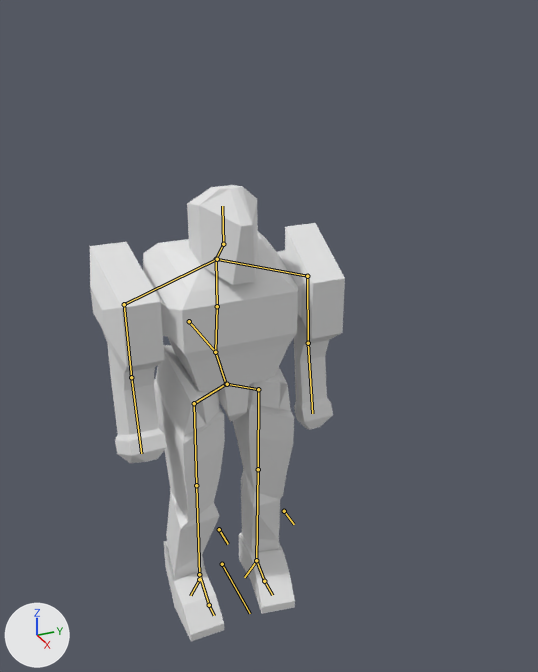
What one commit did to the Blender file Assets/Models/PlayerCharacter/PlayerCharacter.blend.
Before and after are seen from a 50 mm lens placed at (8.92, -3.32, 8.75), pointed at (0.3, 0.56, 4.44). The axes (+X, +Y, +Z) are drawn at lower left. The lights are the same throughout. The bones that bend it are drawn over the model as lines.

The first picture shows 'PlayerCharacter'.
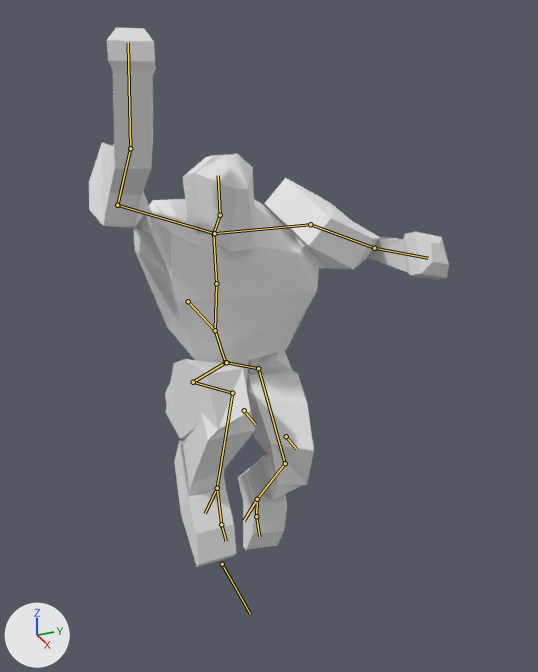
The newer file adds an action. The first version stands in its rest pose; the second is drawn at frame 37 of the action 'Jump.001'.

Where the change shows, as pixel boxes (x1, y1, x2, y2) in the pictures (538 x 672 px):
'PlayerCharacter', posed (41% wider, 18% taller)
    before: (90, 185, 345, 641)
    after: (89, 28, 449, 567)
bone 'Leg.ik.r', root to tip
    before: (199, 579) to (190, 595)
    after: (217, 488) to (205, 513)
bone 'Leg.ik.l', root to tip
    before: (256, 561) to (244, 577)
    after: (257, 499) to (244, 520)
bone 'Root', root to tip
    before: (189, 321) to (215, 352)
    after: (188, 301) to (215, 330)
bone 'Chest', root to tip
    before: (217, 306) to (216, 259)
    after: (216, 283) to (213, 233)
bone 'Collarbone.l', root to tip
    before: (216, 259) to (307, 276)
    after: (213, 233) to (310, 224)
bone 'UpperArm.l', root to tip
    before: (307, 276) to (308, 343)
    after: (310, 224) to (374, 248)
bone 'LowerArm.l', root to tip
    before: (308, 343) to (312, 413)
    after: (374, 248) to (428, 258)
bone 'Collarbone.r', root to tip
    before: (217, 259) to (124, 304)
    after: (214, 233) to (117, 205)
bone 'UpperArm.r', root to tip
    before: (124, 304) to (131, 377)
    after: (117, 205) to (130, 148)
bone 'LowerArm.r', root to tip
    before: (131, 377) to (141, 453)
    after: (130, 148) to (128, 43)
bone 'Foot.r', root to tip
    before: (199, 574) to (209, 605)
    after: (217, 488) to (221, 524)
bone 'Foot.l', root to tip
    before: (256, 560) to (264, 581)
    after: (257, 499) to (256, 516)

The change in detail:
Bone 'Leg.ik.r' (bone_leg_ik_r) moves from (0.0, 0.0, 0.0) to (-0.55, -2.56, 0.0).
Bone 'Leg.ik.l' (bone_leg_ik_l) moves from (0.0, 0.0, 0.0) to (-0.69, -1.07, 0.0).
Bone 'Root' (bone_root) moves from (0.0, 0.0, 0.0) to (0.0, 0.0, 0.34).
Bone 'Chest' (bone_chest) turns from (0, 0, 0) to (0, 0, 5) degrees about its own x, y and z.
Bone 'Collarbone.l' (bone_collarbone_l) turns from (0, 0, 0) to (16, 1, 0) degrees about its own x, y and z.
Bone 'UpperArm.l' (bone_upperarm_l) turns from (0, 0, 0) to (50, 13, 1) degrees about its own x, y and z.
Bone 'LowerArm.l' (bone_lowerarm_l) turns from (0, 0, 0) to (-113, -104, 48) degrees about its own x, y and z.
Bone 'Collarbone.r' (bone_collarbone_r) turns from (0, 0, 0) to (-32, -9, -18) degrees about its own x, y and z.
Bone 'UpperArm.r' (bone_upperarm_r) turns from (0, 0, 0) to (-27, 24, -138) degrees about its own x, y and z.
Bone 'LowerArm.r' (bone_lowerarm_r) turns from (0, 0, 0) to (-2, -5, -28) degrees about its own x, y and z.
Bone 'Foot.r' (bone_foot_r) turns from (0, 0, 0) to (-22, 0, 7) degrees about its own x, y and z.
Bone 'Foot.l' (bone_foot_l) turns from (0, 0, 0) to (-31, 0, 5) degrees about its own x, y and z.
